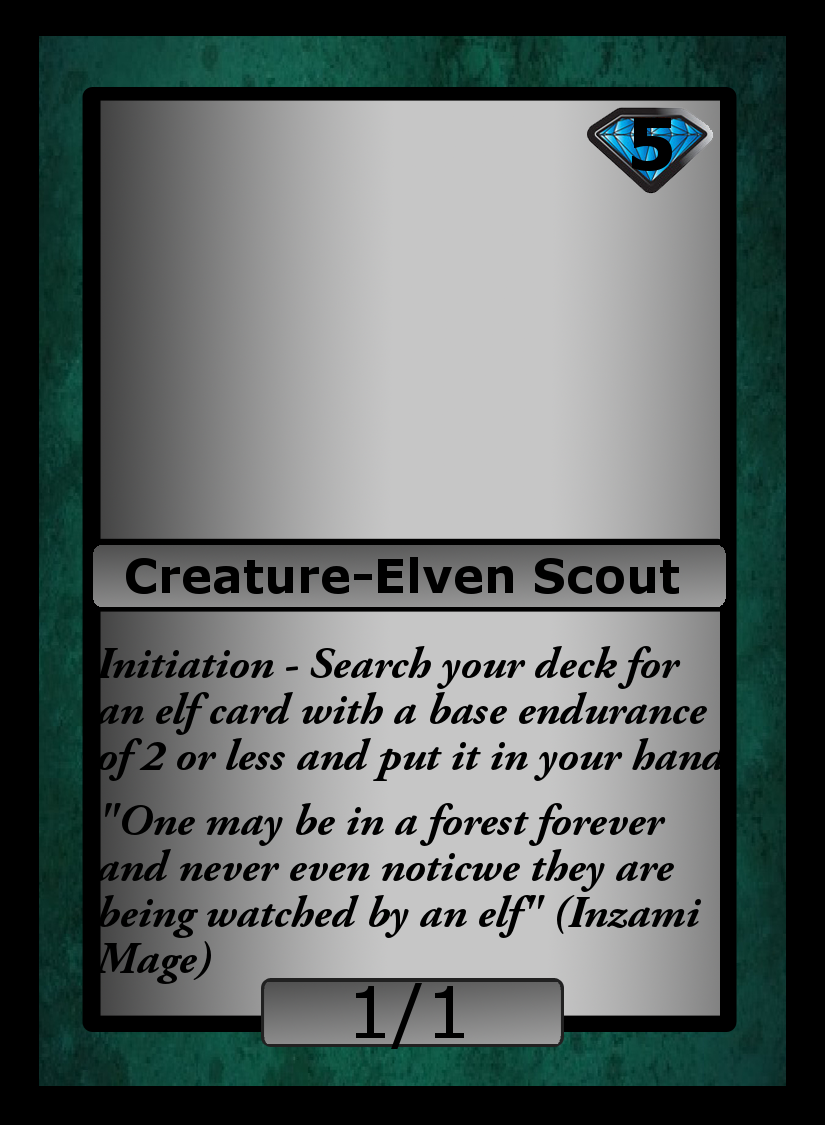
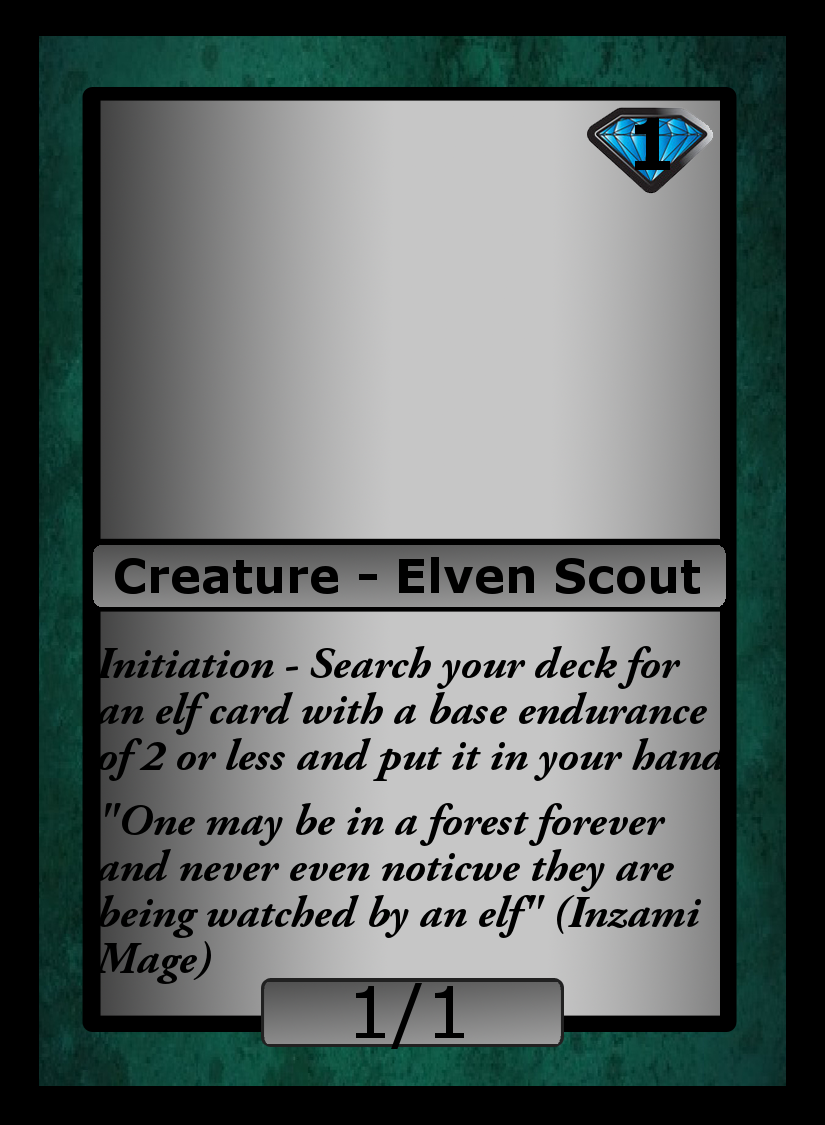
The second w=825, h=1125 image is a revision of the first. Changes to its layers:
renamed "Creature-Elven Scout" to "Creature - Elven Scout", painted on it over (x1=115, y1=557, x2=700, y2=594)
renamed "5" to "1", painted on it over (x1=632, y1=118, x2=672, y2=171)
